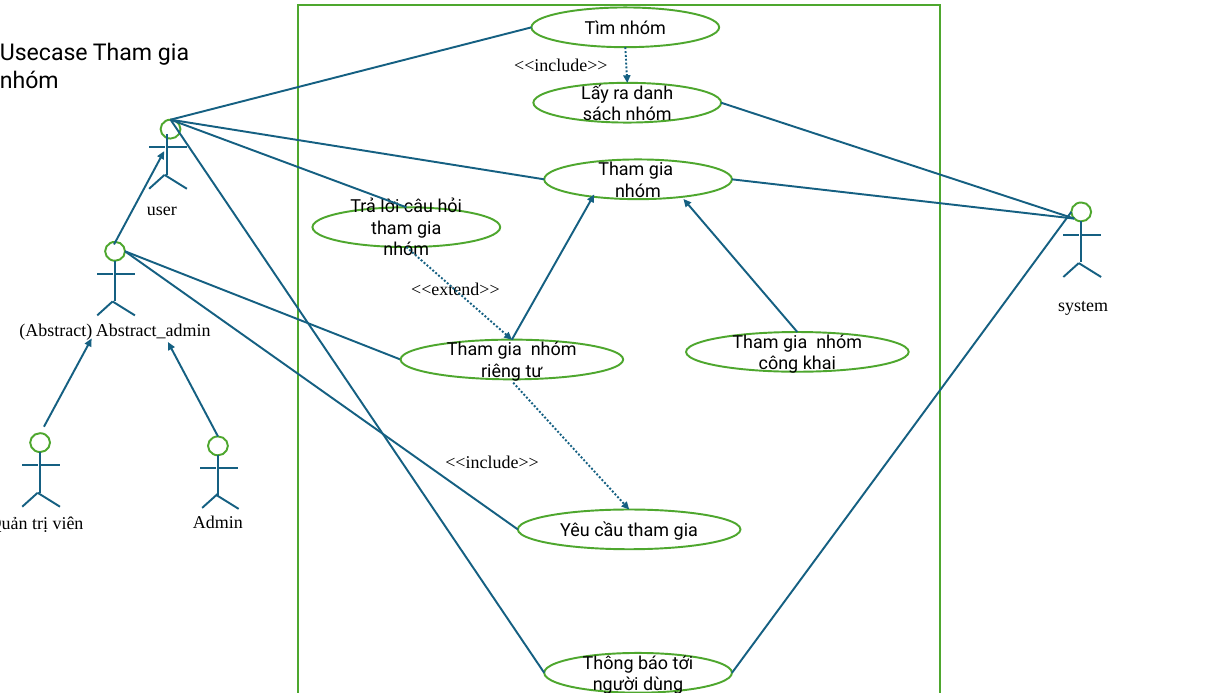
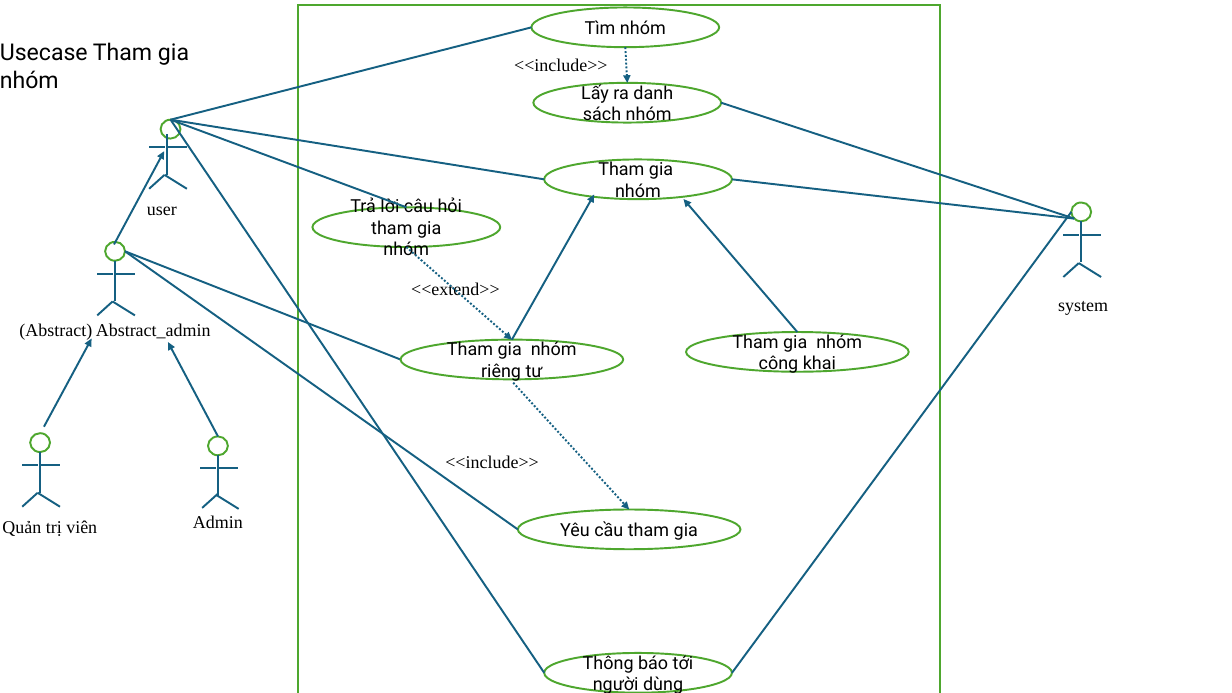
Before and after one commit to nguyenngoctung75/IT3120-PTTKHT, a slide deck: slide 1 of Use Case Diagram/UC_group.pptx. Drawn at 1232x693 pixels with LibreOffice and Linux fonts; fonts in the diff are those of the drawing. Boxes give left, top, right and bottom in pixels: in the first picture for what was removed or moved away, otherwise in the second. Text is boxed around its words. In the diff, an @@ line names an element or a change of style, - is before the commit and + after.

Commit message:
'Update_usecase'

```diff
--- a/Use Case Diagram/UC_group.pptx
+++ b/Use Case Diagram/UC_group.pptx
@@ text "Quản trị viên" rewrapped from box(0, 516, 84, 532) to box(2, 520, 97, 536) @@
```
